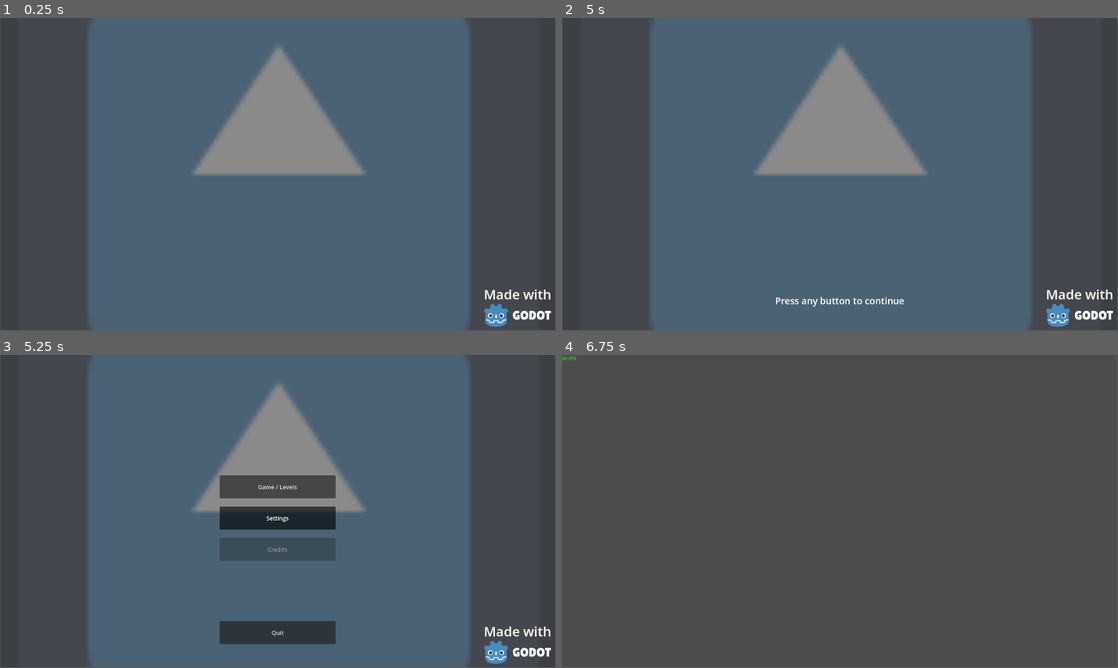
Above: before the commit, frames 1-4 (two rows, left to right).
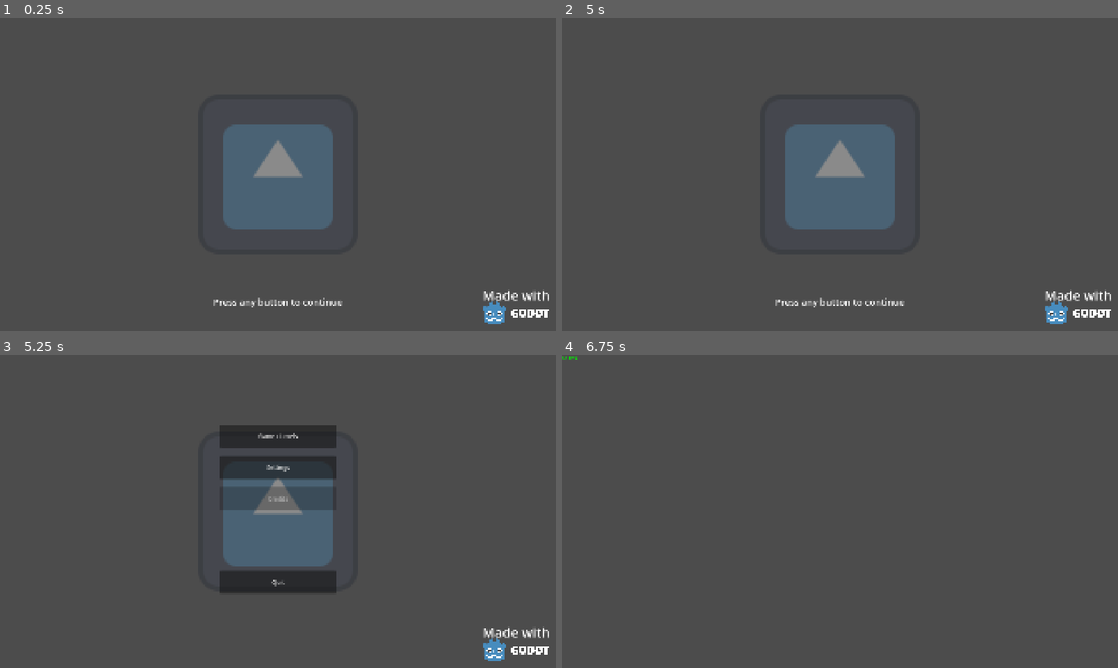
Above: after the commit, the same moments.

Repository: dingus4882/GameJam2026
Game: Godot game, scene res://Scenes/boot_splash.tscn
The game is run twice, just before and just after one commit, with the same random seed, the same clock (stepped at 60 frames per second) and the same inputs. The engine's default icon, where the game draws it, is replaced by a stand-in: a white triangle on a blue panel in a dark square. Sound files missing from this copy of the repository are replaced by a short silence.
Inputs (mouse positions are in pixels of both pictures, inside the frame that each line leads up to):
- Up to frame 1 (0.25 s): no input
- Up to frame 2 (5 s): tap Enter every 0.75 s from 0.5 to 4.25 s; move the mouse to (962, 158) at 0.52 s; tap Backspace at 0.6, 2.1, 3.6 s; click (962, 158) at 0.67 s; drag from (728, 190) to (812, 237) at 1.27 s; move the mouse to (895, 105) at 2.02 s; click (895, 105) at 2.17 s; drag from (812, 237) to (673, 127) at 2.77 s; move the mouse to (1006, 221) at 3.52 s; click (1006, 221) at 3.67 s; drag from (673, 127) to (756, 96) at 4.27 s
- Up to frame 3 (5.25 s): move the mouse to (305, 511) at 5.02 s; tap Backspace at 5.1 s; click (305, 511) at 5.17 s
- Up to frame 4 (6.75 s): click (606, 646) at 5.75 s, where only the run before the commit has a clickable "Return to Game"; click "Game / Levels" at 6.5 s
The window is 799x449 before the commit and 800x450 after it. Grey fills any space a smaller window leaves; there, only what the larger window draws over its background counts as a difference.

The runs differ from the first frame. In frame 1, 65% of the frame differs, in the area x 15-100%, y 0-100%; in frame 2, 65%; in frame 3, 67%; in frame 4, less than 0.1%.

Commit message:
Scalable UI elements
change main menu node to control
anchored everything
change project stretch mode

note: who the hell uses node2d for ui

Diff:
--- a/Scenes/UI/UI_Background.tscn
+++ b/Scenes/UI/UI_Background.tscn
@@ -1,10 +1,10 @@
 [gd_scene format=3 uid="uid://dl1li43ls2rps"]
 
-[ext_resource type="Texture2D" uid="uid://4khmtavm85b7" path="res://icon.svg" id="1_bg351"]
-[ext_resource type="Texture2D" uid="uid://dwr3tgndxql0i" path="res://Assets/logo_dark.svg" id="5_i5j4f"]
+[ext_resource type="Texture2D" uid="uid://bs5ptslwcyfsi" path="res://icon.svg" id="1_bg351"]
+[ext_resource type="Texture2D" uid="uid://cnysgy8hj2gmm" path="res://Assets/logo_dark.svg" id="5_i5j4f"]
 
 [sub_resource type="GDScript" id="GDScript_ui_bg"]
-script/source = "extends Node2D
+script/source = "extends Control
 
 func _ready():
 	var parent = get_parent()
@@ -18,34 +18,77 @@
 glow_intensity = 2.0
 glow_strength = 1.2
 
-[node name="UI_Background" type="Node2D" unique_id=266321983]
+[node name="UI_Background" type="Control" unique_id=1357555529]
+layout_mode = 3
+anchors_preset = 15
+anchor_right = 1.0
+anchor_bottom = 1.0
+grow_horizontal = 2
+grow_vertical = 2
 script = SubResource("GDScript_ui_bg")
-
-[node name="Sprite2D" type="Sprite2D" parent="." unique_id=468981070]
-modulate = Color(1, 1, 1, 0.34509805)
-position = Vector2(964, 512)
-scale = Vector2(15, 15)
-texture = ExtResource("1_bg351")
 
 [node name="WorldEnvironment" type="WorldEnvironment" parent="." unique_id=406515797]
 environment = SubResource("Environment_bg351")
 
 [node name="ClickBlocker" type="Control" parent="." unique_id=762757794]
-layout_mode = 3
 anchors_preset = 0
 offset_right = 1920.0
 offset_bottom = 1080.0
 
-[node name="Label2" type="Label" parent="." unique_id=1540224410]
-offset_left = 1673.0
-offset_top = 923.0
-offset_right = 2273.9937
-offset_bottom = 1097.9993
+[node name="Back_gound" type="Control" parent="." unique_id=1478036431]
+layout_mode = 1
+anchors_preset = 15
+anchor_right = 1.0
+anchor_bottom = 1.0
+grow_horizontal = 2
+grow_vertical = 2
+
+[node name="Background" type="TextureRect" parent="Back_gound" unique_id=1229684070]
+modulate = Color(1, 1, 1, 0.34509805)
+layout_mode = 1
+anchors_preset = 8
+anchor_left = 0.5
+anchor_top = 0.5
+anchor_right = 0.5
+anchor_bottom = 0.5
+offset_left = -275.0
+offset_top = -275.0
+offset_right = 275.0
+offset_bottom = 275.0
+grow_horizontal = 2
+grow_vertical = 2
+texture = ExtResource("1_bg351")
+expand_mode = 1
+
+[node name="Credits" type="Control" parent="." unique_id=97512140]
+layout_mode = 1
+anchor_left = 0.86614585
+anchor_top = 0.90462965
+anchor_right = 1.0
+anchor_bottom = 1.0
+grow_horizontal = 2
+
+[node name="Credits" type="TextureRect" parent="Credits" unique_id=1477047747]
+layout_mode = 1
+anchors_preset = 3
+anchor_left = 1.0
+anchor_top = 1.0
+anchor_right = 1.0
+anchor_bottom = 1.0
+offset_left = -257.0
+offset_top = -103.0
+offset_right = 687.0
+offset_bottom = 230.0
+grow_horizontal = 0
+grow_vertical = 0
+scale = Vector2(0.25, 0.25)
+texture = ExtResource("5_i5j4f")
+
+[node name="Text" type="Label" parent="Credits" unique_id=1540224410]
+layout_mode = 0
+offset_left = 3.0
+offset_top = -53.0
+offset_right = 603.99365
+offset_bottom = 121.99927
 theme_override_font_sizes/font_size = 46
 text = "Made with"
-metadata/_edit_use_anchors_ = true
-
-[node name="Sprite2D5" type="Sprite2D" parent="." unique_id=497049081]
-position = Vector2(1789, 1028)
-scale = Vector2(0.25, 0.25)
-texture = ExtResource("5_i5j4f")
--- a/Scenes/boot_splash.tscn
+++ b/Scenes/boot_splash.tscn
@@ -13,19 +13,32 @@
 &"boot_splash": SubResource("Animation_k6n68")
 }
 
-[node name="BootSplash" type="Node2D" unique_id=837300966]
+[node name="BootSplash" type="Control" unique_id=541929090]
+layout_mode = 3
+anchors_preset = 15
+anchor_right = 1.0
+anchor_bottom = 1.0
+grow_horizontal = 2
+grow_vertical = 2
 script = ExtResource("1_k6n68")
 
 [node name="UI_Background" parent="." unique_id=1248700291 instance=ExtResource("1_6igev")]
 z_index = -5
+layout_mode = 1
 
 [node name="ContinueLabel" type="Label" parent="." unique_id=363399838]
 unique_name_in_owner = true
-visible = false
-offset_left = 1.0
-offset_top = 878.0
-offset_right = 1921.0
-offset_bottom = 1078.0
+layout_mode = 1
+anchors_preset = 7
+anchor_left = 0.5
+anchor_top = 1.0
+anchor_right = 0.5
+anchor_bottom = 1.0
+offset_left = -960.0
+offset_top = -200.0
+offset_right = 960.0
+grow_horizontal = 2
+grow_vertical = 0
 theme_override_font_sizes/font_size = 32
 text = "Press any button to continue"
 horizontal_alignment = 1
--- a/Scenes/main_menu.tscn
+++ b/Scenes/main_menu.tscn
@@ -6,22 +6,32 @@
 
 [node name="MainMenu" type="Control" unique_id=1544638842]
 layout_mode = 3
-anchors_preset = 0
-offset_right = 1960.0
-offset_bottom = 1080.0
+anchors_preset = 15
+anchor_right = 1.0
+anchor_bottom = 1.0
+grow_horizontal = 2
+grow_vertical = 2
 script = ExtResource("1_1ehe0")
 
 [node name="UI_Background" parent="." unique_id=1972084934 instance=ExtResource("8_kl3t2")]
+layout_mode = 1
 
 [node name="Buttons" type="VBoxContainer" parent="." unique_id=1964222502]
 custom_minimum_size = Vector2(400, 600)
-layout_mode = 0
-offset_left = 760.0
-offset_top = 416.0
-offset_right = 1160.0
-offset_bottom = 1016.0
+layout_mode = 1
+anchors_preset = 8
+anchor_left = 0.5
+anchor_top = 0.5
+anchor_right = 0.5
+anchor_bottom = 0.5
+offset_left = -200.0
+offset_top = -300.0
+offset_right = 200.0
+offset_bottom = 300.0
+grow_horizontal = 2
+grow_vertical = 2
 
-[node name="Button" parent="Buttons" unique_id=1314000419 instance=ExtResource("11_dvisc")]
+[node name="Game_Levels" parent="Buttons" unique_id=1314000419 instance=ExtResource("11_dvisc")]
 custom_minimum_size = Vector2(0, 80)
 layout_mode = 2
 text = "Game / Levels"
@@ -30,7 +40,7 @@
 custom_minimum_size = Vector2(0, 20)
 layout_mode = 2
 
-[node name="Button2" parent="Buttons" unique_id=1023722645 instance=ExtResource("11_dvisc")]
+[node name="Settings" parent="Buttons" unique_id=1023722645 instance=ExtResource("11_dvisc")]
 custom_minimum_size = Vector2(0, 80)
 layout_mode = 2
 text = "Settings"
@@ -39,7 +49,7 @@
 custom_minimum_size = Vector2(0, 20)
 layout_mode = 2
 
-[node name="Button3" parent="Buttons" unique_id=575893851 instance=ExtResource("11_dvisc")]
+[node name="Credits" parent="Buttons" unique_id=575893851 instance=ExtResource("11_dvisc")]
 custom_minimum_size = Vector2(0, 80)
 layout_mode = 2
 disabled = true
@@ -49,13 +59,13 @@
 custom_minimum_size = Vector2(0, 200)
 layout_mode = 2
 
-[node name="Button4" parent="Buttons" unique_id=942318106 instance=ExtResource("11_dvisc")]
+[node name="Quit" parent="Buttons" unique_id=942318106 instance=ExtResource("11_dvisc")]
 unique_name_in_owner = true
 custom_minimum_size = Vector2(0, 80)
 layout_mode = 2
 text = "Quit"
 
-[connection signal="pressed" from="Buttons/Button" to="." method="_game_selection_pressed"]
-[connection signal="pressed" from="Buttons/Button2" to="." method="_settings_pressed"]
-[connection signal="pressed" from="Buttons/Button3" to="." method="_credits_pressed"]
-[connection signal="pressed" from="Buttons/Button4" to="." method="_end_game_pressed"]
+[connection signal="pressed" from="Buttons/Game_Levels" to="." method="_game_selection_pressed"]
+[connection signal="pressed" from="Buttons/Settings" to="." method="_settings_pressed"]
+[connection signal="pressed" from="Buttons/Credits" to="." method="_credits_pressed"]
+[connection signal="pressed" from="Buttons/Quit" to="." method="_end_game_pressed"]
--- a/Scripts/UI/boot_splash.gd
+++ b/Scripts/UI/boot_splash.gd
@@ -1,4 +1,4 @@
-extends Node2D
+extends Control
 
 const INTRO_FPS = 180
 
--- a/Scripts/UI/main_menu.gd
+++ b/Scripts/UI/main_menu.gd
@@ -1,8 +1,8 @@
 extends Control
 
 func _ready() -> void:
-	%Button4.visible = !VariableController.is_running_embedded
-	%Button4.disabled = VariableController.is_running_embedded
+	%Quit.visible = !VariableController.is_running_embedded
+	%Quit.disabled = VariableController.is_running_embedded
 
 func _credits_pressed ():
 	SceneLoader.load_scene(SceneLoader.Scenes.CREDITS)
--- a/project.godot
+++ b/project.godot
@@ -27,6 +27,9 @@
 
 window/size/viewport_width=1920
 window/size/viewport_height=1080
+window/size/mode=2
+window/stretch/mode="canvas_items"
+window/stretch/aspect="ignore"
 
 [input]
 
